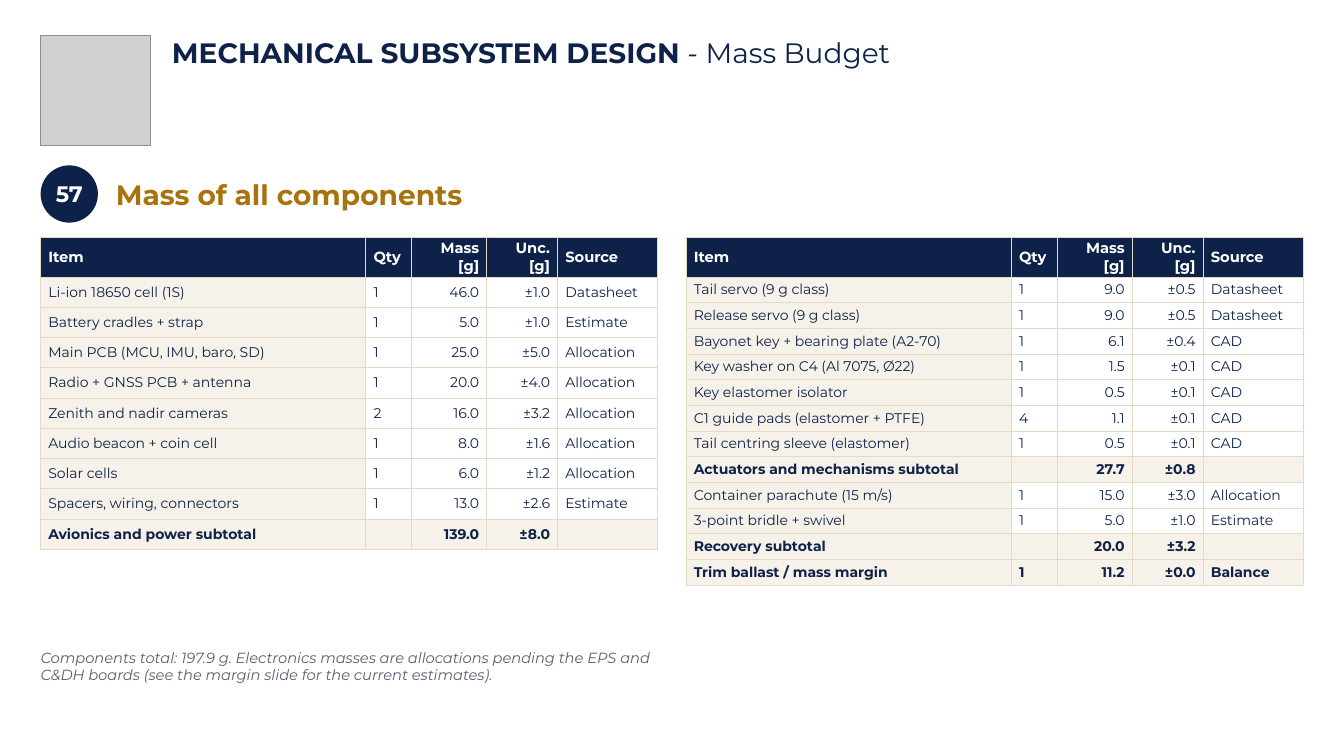
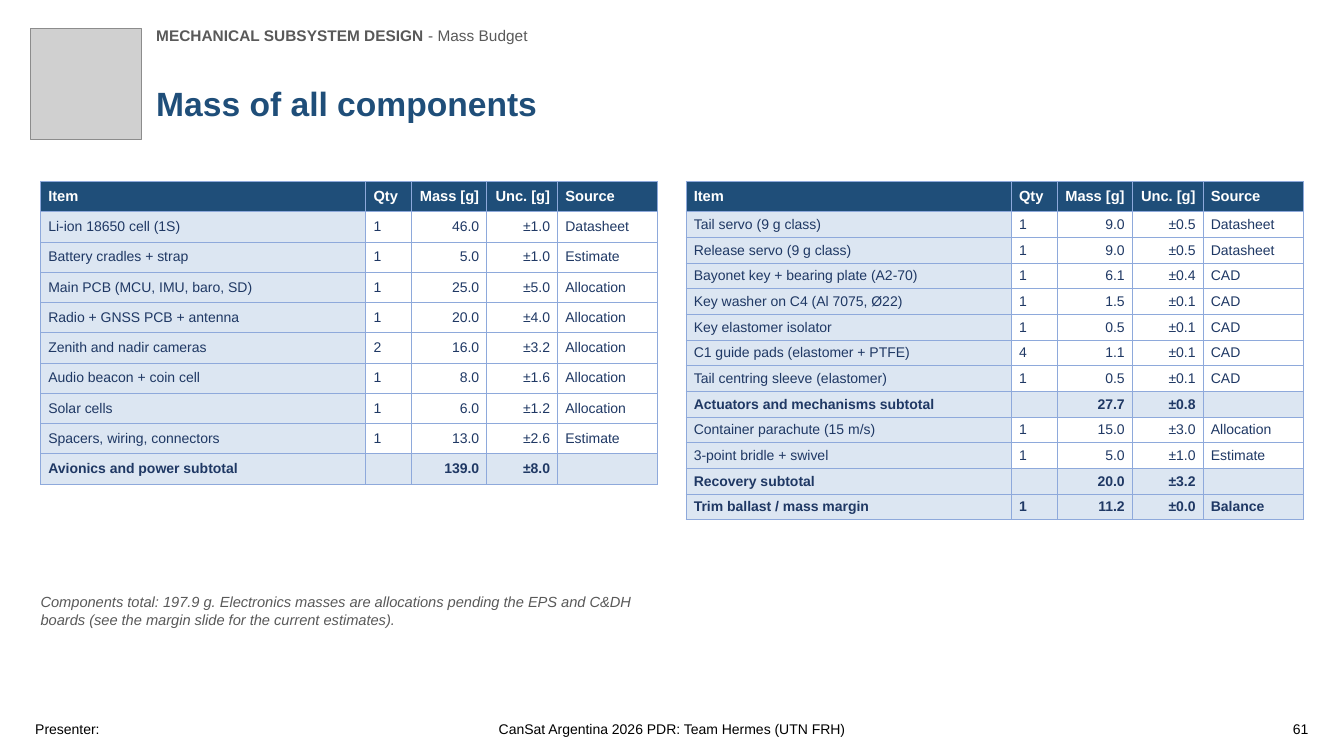
Before and after one commit to Caetano18/proyecto, a slide deck: slide 61 of cansat_pdr/laminas_plantilla/CanSat_PDR_Hermes_mecanica.pptx (slide 60 before the commit). Drawn at 1344x756 pixels with LibreOffice and Linux fonts; fonts in the diff are those of the drawing; grey boxes stand for pictures; background and template pictures are left out. Boxes give left, top, right and bottom in pixels: in the first picture for what was removed or moved away, otherwise in the second. Text is boxed around its words. In the diff, an @@ line names an element or a change of style, - is before the commit and + after.

```diff
--- a/cansat_pdr/laminas_plantilla/CanSat_PDR_Hermes_mecanica.pptx
+++ b/cansat_pdr/laminas_plantilla/CanSat_PDR_Hermes_mecanica.pptx
@@ picture: place and size @@
-picture at <box>40,35,150,145</box>
+picture at <box>30,28,141,139</box>
@@ text "MECHANICAL SUBSYSTEM DESIGN - Mass ...": place and size @@
-text "MECHANICAL SUBSYSTEM DESIGN - Mass ..." at <box>172,42,891,69</box>
+text "MECHANICAL SUBSYSTEM DESIGN - Mass ..." at <box>156,30,528,44</box>
@@ text "MECHANICAL SUBSYSTEM DESIGN - Mass ..." at <box>156,30,528,44</box>: size 20 to 11 pt, font Montserrat to Arial, text colour #0E2148 to #595959 @@
@@ text "Mass of all components": place and size @@
-text "Mass of all components" at <box>116,184,463,211</box>
+text "Mass of all components" at <box>156,91,537,123</box>
@@ text "Mass of all components" at <box>156,91,537,123</box>: size 20 to 24 pt, font Montserrat to Arial, text colour #A8730C to #1F4E79 @@
@@ ellipse removed at <box>40,165,98,223</box> @@
-57
@@ table at <box>40,181,657,484</box> @@
@@ fill #0E2148 to #1F4E79 in row 1 @@
@@ fill #F6F2E9 to #DCE6F2 in 13 cells @@
@@ font Montserrat to Arial, text colour #0E2148 to #1F3864 @@
@@ borders changed @@
@@ table: place and size @@
-table at <box>40,237,657,546</box>
+table at <box>40,181,657,484</box>
@@ table at <box>687,181,1304,520</box> @@
@@ fill #0E2148 to #1F4E79 in row 1 @@
@@ fill #F6F2E9 to #DCE6F2 in 24 cells @@
@@ font Montserrat to Arial, text colour #0E2148 to #1F3864 @@
@@ borders changed @@
@@ table: place and size @@
-table at <box>687,237,1304,584</box>
+table at <box>687,181,1304,520</box>
@@ text "Components total: 197.9 g. Electronics ...": place and size @@
-text "Components total: 197.9 g. Electronics ..." at <box>41,652,650,683</box>
+text "Components total: 197.9 g. Electronics ..." at <box>41,596,631,628</box>
@@ text "Components total: 197.9 g. Electronics ..." at <box>41,596,631,628</box>: font Montserrat to Arial, text colour #5A6070 to #595959 @@
@@ text added at <box>35,724,99,734</box>, 10 pt, text #000000 @@
+Presenter:
@@ text added at <box>499,724,845,737</box>, 10 pt, text #000000 @@
+CanSat Argentina 2026 PDR: Team Hermes (UTN FRH)
@@ text added at <box>1293,724,1309,734</box>, 10 pt, text #000000 @@
+61
```
Also in this commit, not shown: 107 other slides changed, 1 slide added, 33 other files.
